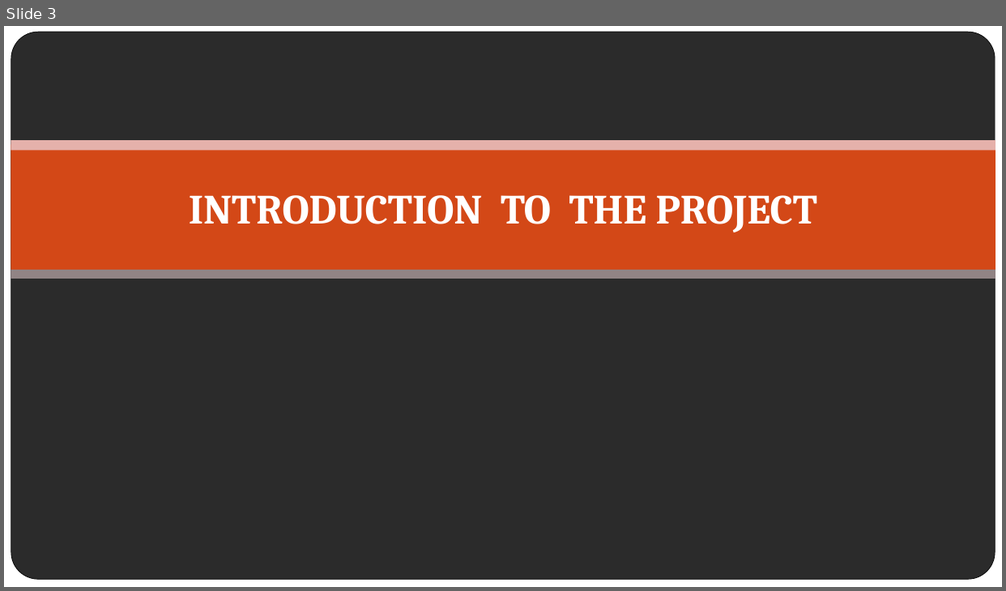
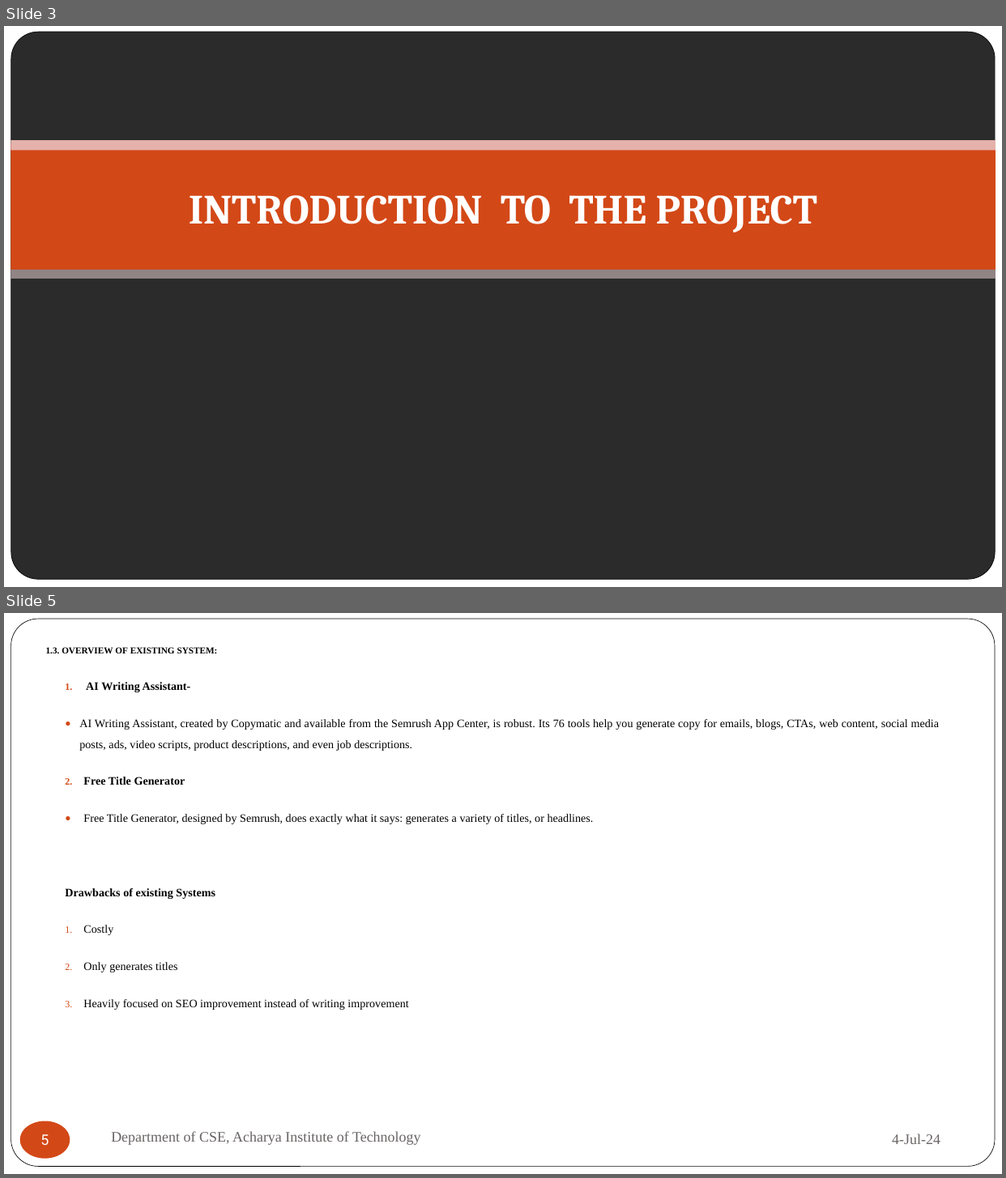
Before and after one commit to Anish202020/6th-Semester, a slide deck: Report and PPT/Major Mini Project/Miniproject.pptx. Shown one above the other, each under a label of ours: slide 3 before the commit, slides 3 and 5 after it; the slides between them are not shown. The pictures are 1006x591 and 1006x1178 pixels, drawn with LibreOffice and Linux fonts; fonts in the diff are those of the drawing; background and template pictures are left out; a plain dark background stands for a picture behind light text. Boxes give left, top, right and bottom in pixels: in the first picture for what was removed or moved away, otherwise in the second. Text is boxed around its words. In the diff, an @@ line names an element or a change of style, - is before the commit and + after.

```diff
--- a/Report and PPT/Major Mini Project/Miniproject.pptx
+++ b/Report and PPT/Major Mini Project/Miniproject.pptx
@@ slide 5 added at [4,613,1002,1174], background #FFFFFF @@
@@ rounded rectangle added at [10,619,995,1167], fill #FFFFFF, outline #000000 0.5 pt @@
@@ text added at [46,647,940,1010], 11 pt, text #000000 @@
+1.3. overview of existing system:
+1. AI Writing Assistant-
+● AI Writing Assistant, created by Copymatic and available from the Semrush App Center, is robust. Its 76 tools help you generate copy for emails, blogs, CTAs, web content, social media posts, ads, video scripts, product descriptions, and even job descriptions.
+2. Free Title Generator
+● Free Title Generator, designed by Semrush, does exactly what it says: generates a variety of titles, or headlines.
+Drawbacks of existing Systems
+1. Costly
+2. Only generates titles
+3. Heavily focused on SEO improvement instead of writing improvement
@@ page number added at [19,1122,70,1159], fill #D34817, 14 pt, text #FFFFFF @@
+5
@@ text added at [111,1131,421,1145], 14 pt, text #696464 @@
+Department of CSE, Acharya Institute of Technology
@@ text added at [892,1134,940,1144], 14 pt, text #696464 @@
+4-Jul-24
```
Also in this commit, not shown: 9 slides changed, 9 slides removed, 11 other files.
